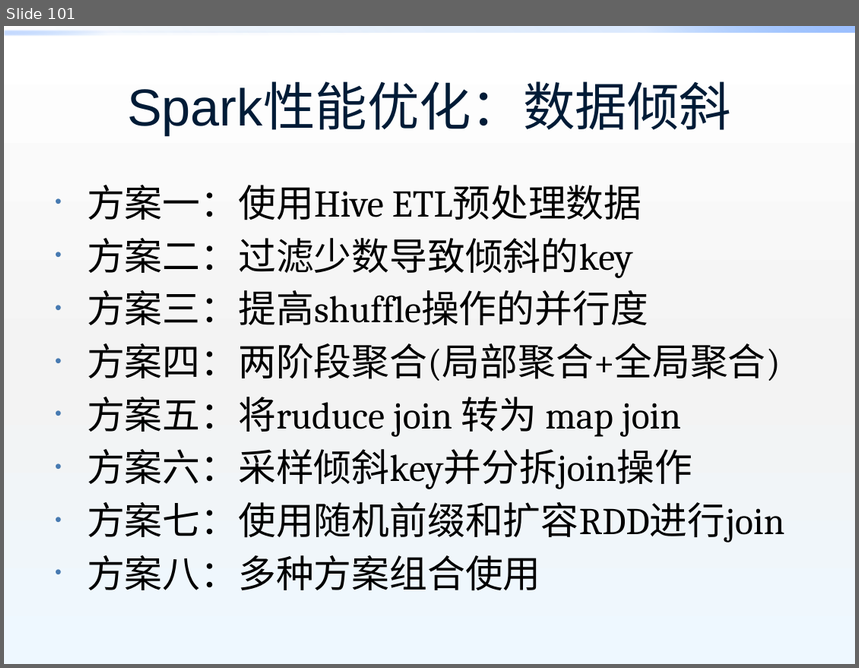
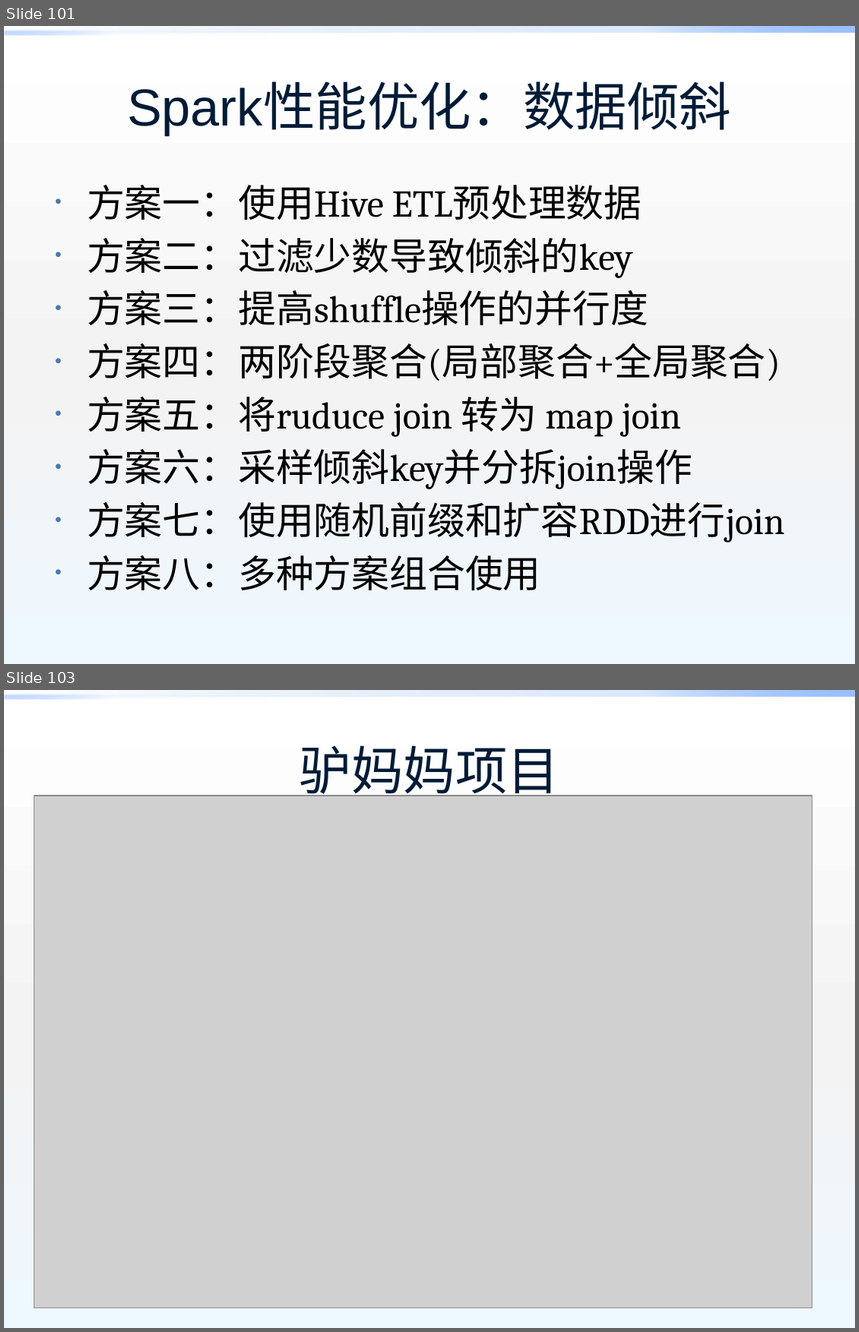
Before and after one commit to xrw560/knowledge-store, a slide deck: cusppt/大数据.pptx. Shown one above the other, each under a label of ours: slide 101 before the commit, slides 101 and 103 after it; the slides between them are not shown. The pictures are 859x668 and 859x1332 pixels, drawn with LibreOffice and Linux fonts; fonts in the diff are those of the drawing; grey boxes stand for pictures; background and template pictures are left out. Boxes give left, top, right and bottom in pixels: in the first picture for what was removed or moved away, otherwise in the second. Text is boxed around its words. In the diff, an @@ line names an element or a change of style, - is before the commit and + after.

```diff
--- a/cusppt/大数据.pptx
+++ b/cusppt/大数据.pptx
@@ slide 103 added at (x1=4, y1=690, x2=855, y2=1328), background gradient #FFFFFF to #F4F4F4 to #EEF9FF; not listed: 2 template elements that a slide beside it also shows @@
@@ title added at (x1=300, y1=745, x2=560, y2=802), 44 pt, text #001B36 @@
+驴妈妈项目
@@ picture added at (x1=34, y1=796, x2=813, y2=1308) @@
```
Also in this commit, not shown: 100 other slides changed, 1 other slide added, 1 other file.
